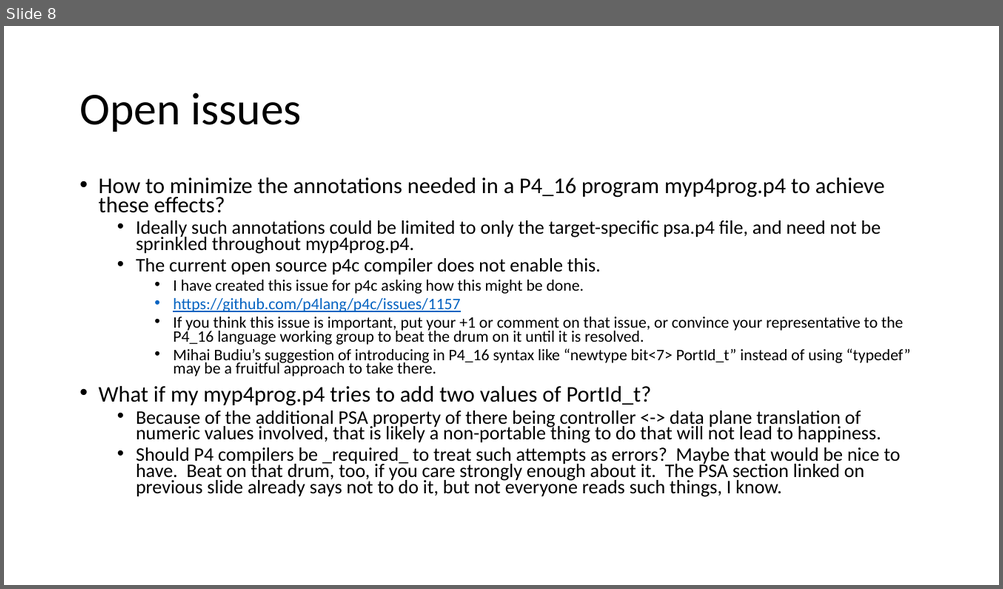
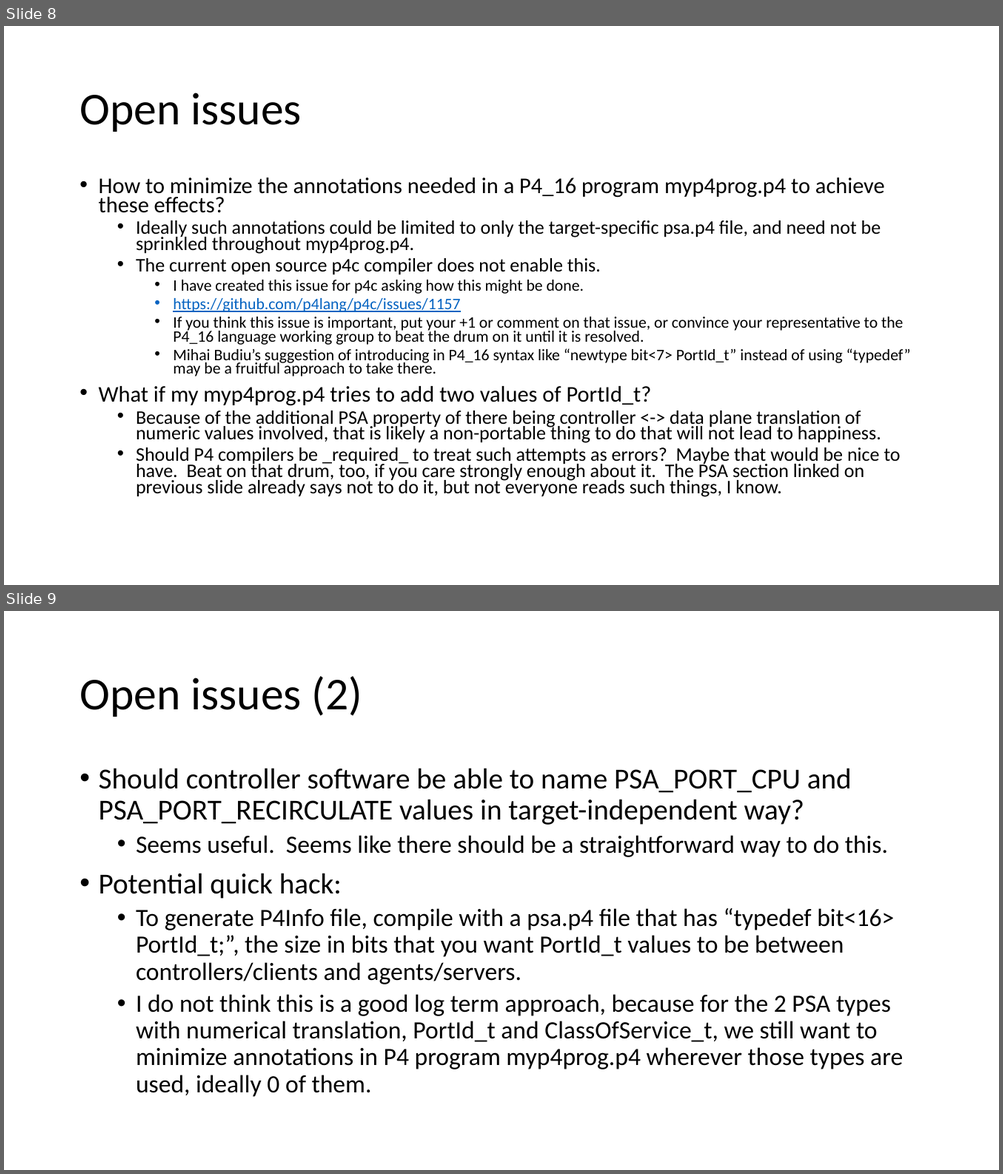
Before and after one commit to jafingerhut/p4-guide, a slide deck: docs/p4runtime-and-psa-target-specific-types.pptx. Shown one above the other, each under a label of ours: slide 8 before the commit, slides 8 and 9 after it. The pictures are 1003x589 and 1003x1174 pixels, drawn with LibreOffice and Linux fonts; fonts in the diff are those of the drawing. Boxes give left, top, right and bottom in pixels: in the first picture for what was removed or moved away, otherwise in the second. Text is boxed around its words. In the diff, an @@ line names an element or a change of style, - is before the commit and + after.

Commit message:
Add one more open issues slide at end of P4Runtime & PSA slide deck

```diff
--- a/docs/p4runtime-and-psa-target-specific-types.pptx
+++ b/docs/p4runtime-and-psa-target-specific-types.pptx
@@ slide 9 added at bbox=[4, 611, 999, 1170], background #FFFFFF @@
@@ title added at bbox=[79, 676, 363, 717], 44 pt, text #000000 @@
+Open issues (2)
@@ text added at bbox=[99, 768, 902, 1097], 24 pt, text #000000 @@
+• Should controller software be able to name PSA_PORT_CPU and PSA_PORT_RECIRCULATE values in target-independent way?
+  • Seems useful. Seems like there should be a straightforward way to do this.
+• Potential quick hack:
+  • To generate P4Info file, compile with a psa.p4 file that has “typedef bit<16> PortId_t;”, the size in bits that you want PortId_t values to be between controllers/clients and agents/servers.
+  • I do not think this is a good log term approach, because for the 2 PSA types with numerical translation, PortId_t and ClassOfService_t, we still want to minimize annotations in P4 program myp4prog.p4 wherever those types are used, ideally 0 of them.
```
